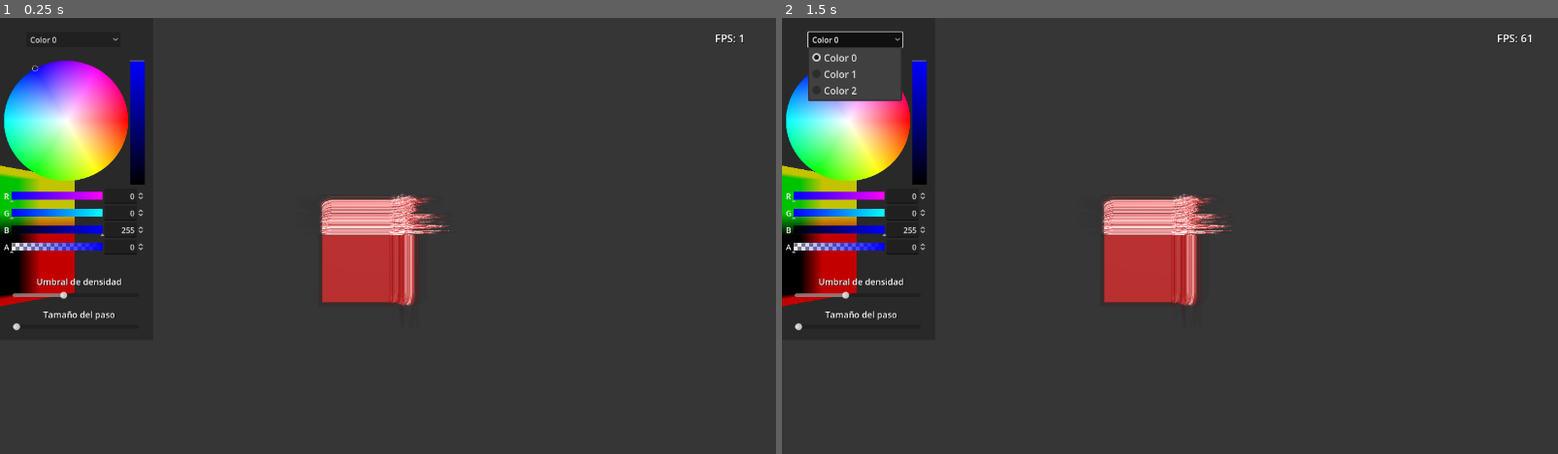
Above: before the commit, frames 1-2 (left to right).
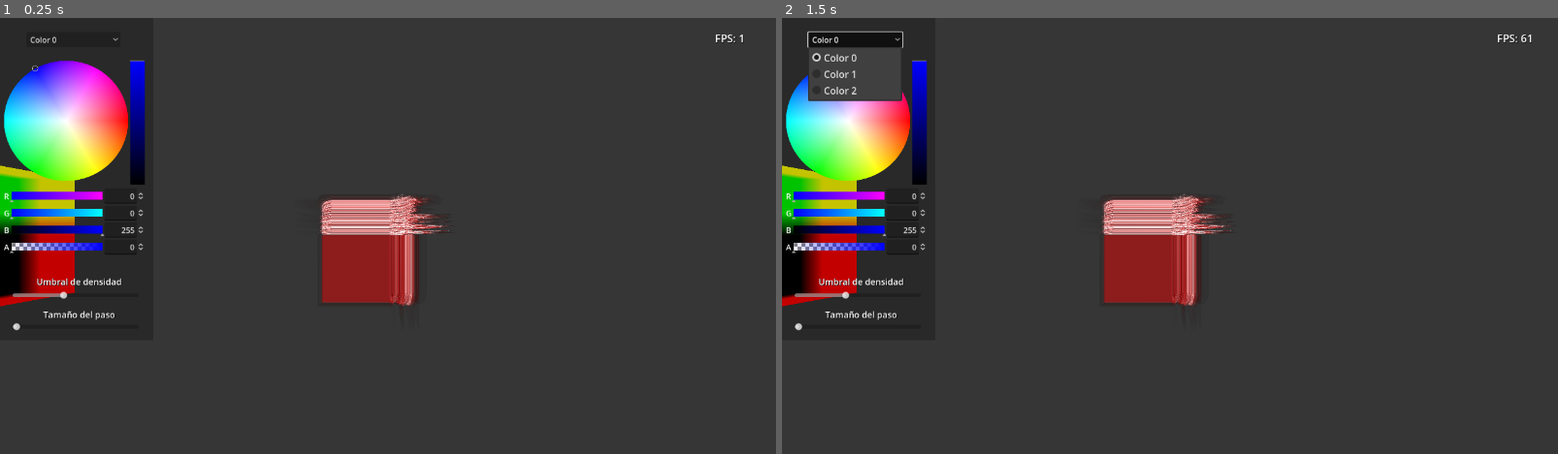
Above: after the commit, the same moments.

Repository: alvaro23LP/visualizador-volumenes
Game: Godot game, scene res://main.tscn
Two runs of this game, one before a commit and one after it. Both use one fixed random seed, a clock stepped at 60 frames per second and the inputs below. A sky picture missing from this copy of the repository is replaced by a grey-blue gradient.
Inputs (mouse positions are in pixels of both pictures, inside the frame that each line leads up to):
- Up to frame 1 (0.25 s): no input
- Up to frame 2 (1.5 s): click "Color 0" at 0.5 s; tap Enter at 1.25 s; move the mouse to (1208, 236) at 1.27 s; hold W (move_forward) from 1.28 s (still down); hold 1 (toggle_camera) from 1.28 s (still down)

The runs differ from the first frame. In frame 1, 2.1% of the frame differs, in the area x 41-58%, y 40-66%; in frame 2, 2.1%.

Commit message:
Intento de corregir iluminacion

Diff:
--- a/main.gd
+++ b/main.gd
@@ -27,6 +27,7 @@
 	var loader = VolumeLoader.new()
 	var volume_tex = loader.create_volume_from_folder("res://slices/")
 	mat.set_shader_parameter("textura3D", volume_tex)
+	mat.set_shader_parameter("tex_size", volume_tex.get_width())
 
 
 func _process(_delta):
@@ -39,7 +40,6 @@
 	var bounds = mesh.get_aabb()
 	mat.set_shader_parameter("volume_min", bounds.position)
 	mat.set_shader_parameter("volume_size", bounds.size)
-
 
 
 	if cam_fp.current:
--- a/main.tscn
+++ b/main.tscn
@@ -33,6 +33,7 @@
 shader_parameter/paso = 0.002
 shader_parameter/volume_min = null
 shader_parameter/volume_size = null
+shader_parameter/tex_size = null
 shader_parameter/extra_color_0 = null
 shader_parameter/extra_color_1 = null
 shader_parameter/extra_color_2 = null
--- a/shader3_trazado_rayos.gdshader
+++ b/shader3_trazado_rayos.gdshader
@@ -8,6 +8,7 @@
 uniform float paso = 0.01;
 uniform vec3 volume_min;
 uniform vec3 volume_size;
+uniform float tex_size;
 
 uniform vec4 extra_color_0 : source_color;
 uniform vec4 extra_color_1 : source_color;
@@ -35,16 +36,21 @@
 
 vec3 calcular_normal_volumen(vec3 p) {
 	vec3 uvw = clamp((p - volume_min) / volume_size, 0.0, 1.0); //valor de p
-	vec3 uvw_x = clamp(((p - vec3(paso, 0.0, 0.0)) - volume_min) / volume_size, 0.0, 1.0); //valor de p - paso en x
-	vec3 uvw_y = clamp(((p - vec3(0.0, paso, 0.0)) - volume_min) / volume_size, 0.0, 1.0); //valor de p - paso en y
-	vec3 uvw_z = clamp(((p - vec3(0.0, 0.0, paso)) - volume_min) / volume_size, 0.0, 1.0); //valor de p - paso en z
+	float aux = 1.0/tex_size; // si mi textura es 512^3, aux = 1/512
 
-	float dx = texture(textura3D, clamp(uvw, 0.0, 1.0)).r -
-				texture(textura3D, clamp(uvw_x, 0.0, 1.0)).r;
-	float dy = texture(textura3D, clamp(uvw, 0.0, 1.0)).r -
-				texture(textura3D, clamp(uvw_y, 0.0, 1.0)).r;
-	float dz = texture(textura3D, clamp(uvw, 0.0, 1.0)).r -
-				texture(textura3D, clamp(uvw_z, 0.0, 1.0)).r;
+	vec3 uvwX = uvw - vec3(aux, 0., 0.);
+	vec3 uvwY = uvw - vec3(0., aux, 0.);
+	vec3 uvwZ = uvw - vec3(0., 0., aux);
+
+	float a = (texture(textura3D, uvw).r + texture(textura3D, uvw).g + texture(textura3D, uvw).b) / 3.0;
+
+	float bx = (texture(textura3D, uvwX).r + texture(textura3D, uvwX).g + texture(textura3D, uvwX).b) / 3.0;
+	float by = (texture(textura3D, uvwY).r + texture(textura3D, uvwY).g + texture(textura3D, uvwY).b) / 3.0;
+	float bz = (texture(textura3D, uvwZ).r + texture(textura3D, uvwZ).g + texture(textura3D, uvwZ).b) / 3.0;
+
+	float dx = a-bx;
+	float dy = a-by;
+	float dz = a-bz;
 
 	vec3 normal = vec3(dx, dy, dz);
 	return normalize(normal);
@@ -83,10 +89,11 @@
 	//Calculo la normal
 	normal_f = calcular_normal_volumen(p);
 
-	//NORMAL = normal_f;
+	NORMAL = normal_f;
 
 	ALBEDO = final_color;
     //ALBEDO = normal_f * 0.5 + 0.5;
+    //ALBEDO = normal_f;
     ALPHA = clamp(transparencia, 0.0, 1.0);
 }
 
